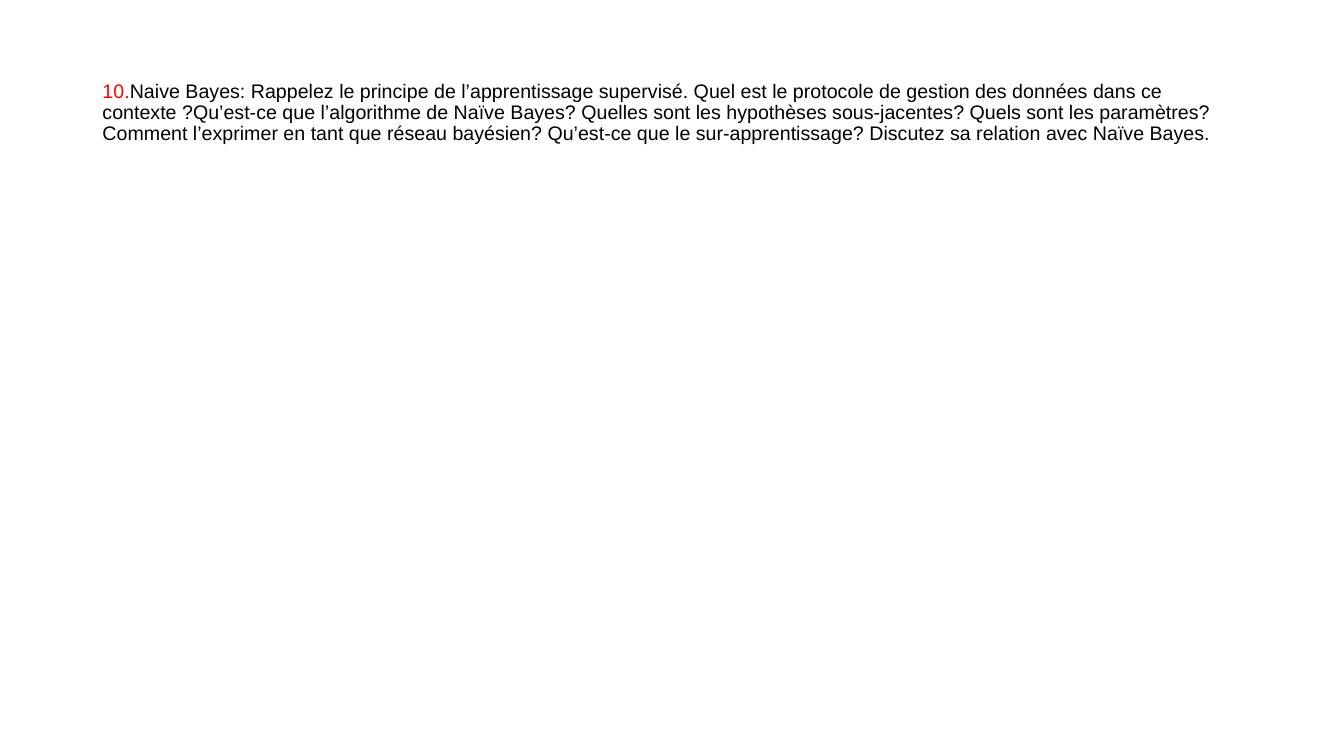
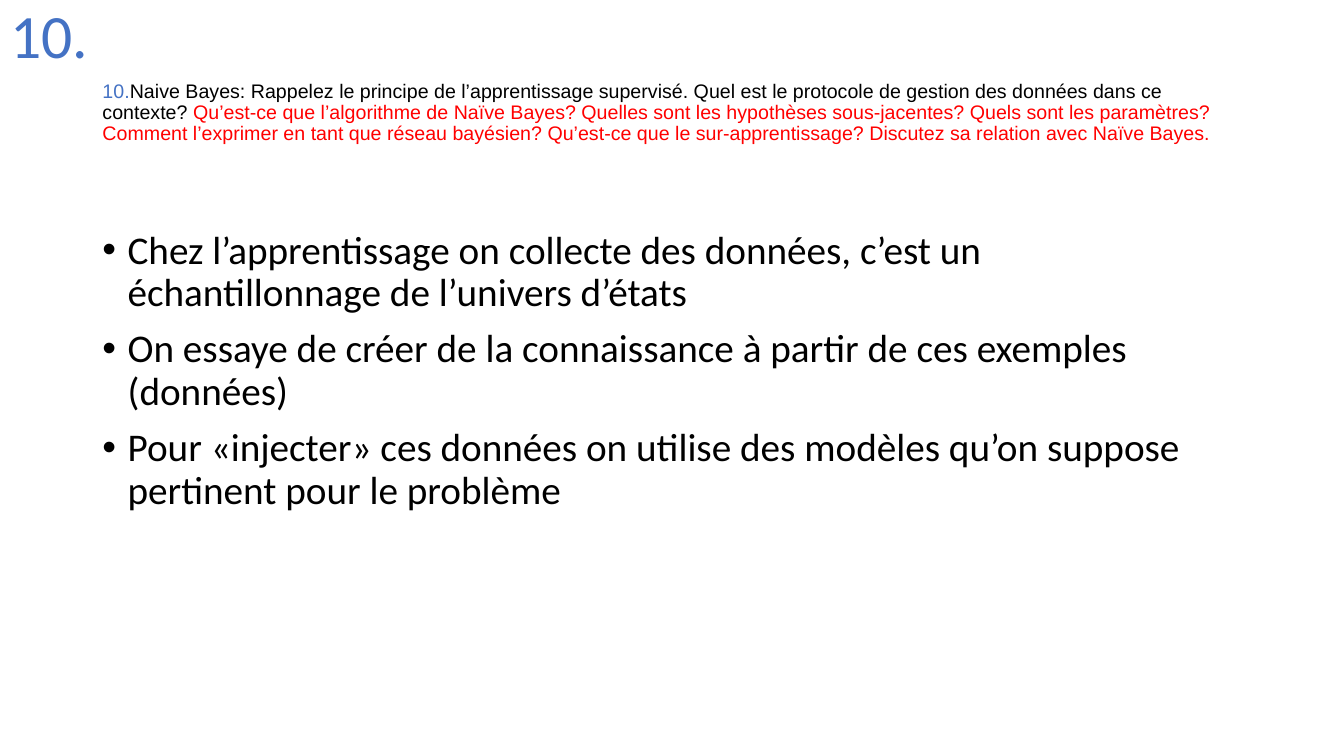
Before and after one commit to Joao-Quinta/Uni3eme, a slide deck: slide 37 of intelligenceArtificielle/Intelligence_artificielle_exam.pptx (slide 30 before the commit). Drawn at 1344x756 pixels with LibreOffice and Linux fonts; fonts in the diff are those of the drawing. Boxes give left, top, right and bottom in pixels: in the first picture for what was removed or moved away, otherwise in the second. Text is boxed around its words. In the diff, an @@ line names an element or a change of style, - is before the commit and + after.

```diff
--- a/intelligenceArtificielle/Intelligence_artificielle_exam.pptx
+++ b/intelligenceArtificielle/Intelligence_artificielle_exam.pptx
@@ text added at [10,18,88,59], 44 pt, text #4472C4 @@
+10.
@@ title at [102,83,1210,144]: text changed; text colour #000000 to #FF0000 @@
-10.Naive Bayes: Rappelez le principe de l’apprentissage supervisé. Quel est le protocole de gestion des données dans ce contexte ?Qu’est-ce que l’algorithme de Naïve Bayes? Quelles sont les hypothèses sous-jacentes? Quels sont les paramètres? Comment l’exprimer en tant que réseau bayésien? Qu’est-ce que le sur-apprentissage? Discutez sa relation avec Naïve Bayes.
+10.Naive Bayes: Rappelez le principe de l’apprentissage supervisé. Quel est le protocole de gestion des données dans ce contexte? Qu’est-ce que l’algorithme de Naïve Bayes? Quelles sont les hypothèses sous-jacentes? Quels sont les paramètres? Comment l’exprimer en tant que réseau bayésien? Qu’est-ce que le sur-apprentissage? Discutez sa relation avec Naïve Bayes.
@@ text added at [128,236,1179,511], 28 pt, text #000000 @@
+• Chez l’apprentissage on collecte des données, c’est un échantillonnage de l’univers d’états
+• On essaye de créer de la connaissance à partir de ces exemples (données)
+• Pour «injecter» ces données on utilise des modèles qu’on suppose pertinent pour le problème
```
Also in this commit, not shown: 4 other slides changed, 9 slides added.
